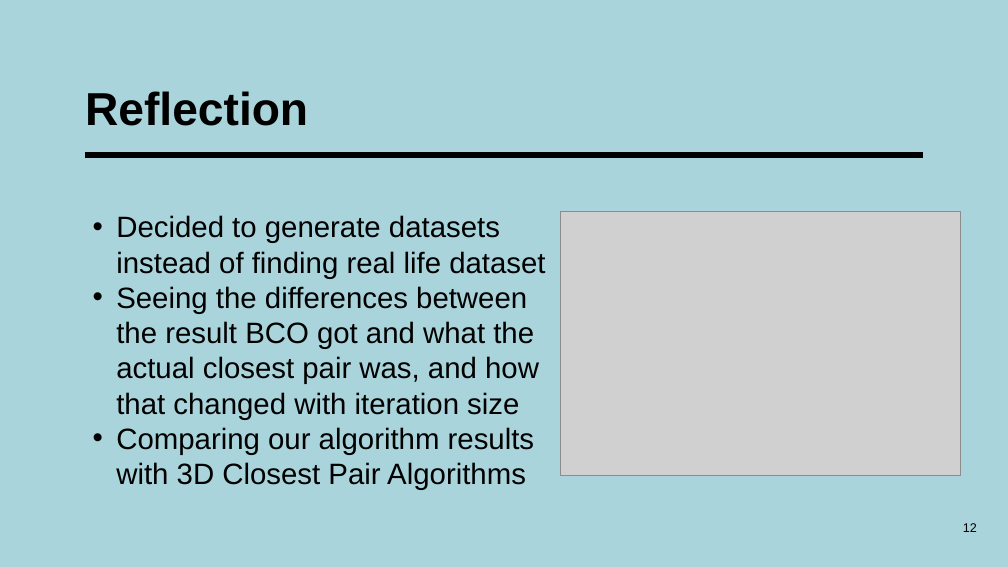
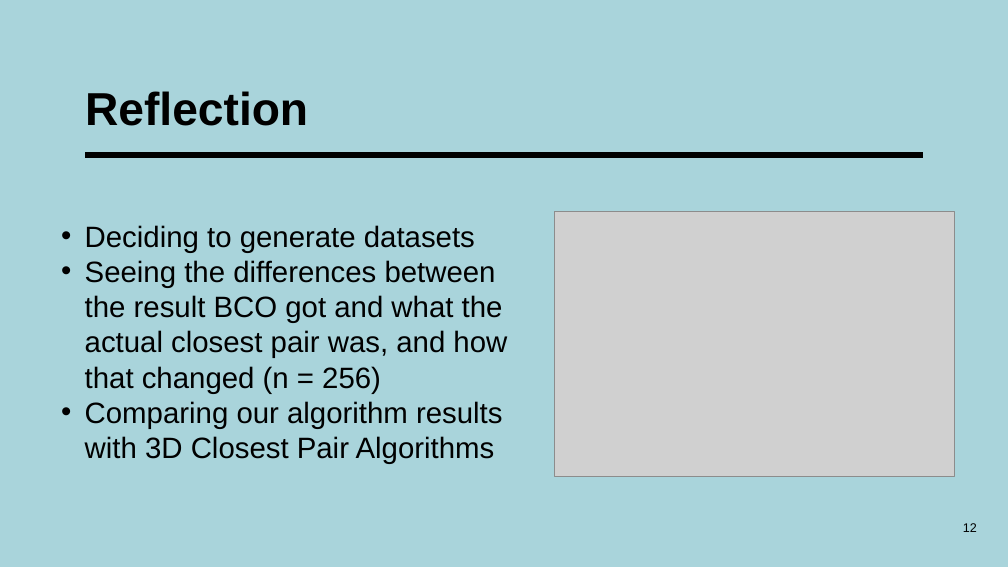
Before and after one commit to lmballard42/Closest_Pair_Algorithm_Comparison, a slide deck: slide 12 of Presentation/Closest Pair Presentation.pptx. Drawn at 1008x567 pixels with LibreOffice and Linux fonts; fonts in the diff are those of the drawing; grey boxes stand for pictures. Boxes give left, top, right and bottom in pixels: in the first picture for what was removed or moved away, otherwise in the second. Text is boxed around its words. In the diff, an @@ line names an element or a change of style, - is before the commit and + after.

```diff
--- a/Presentation/Closest Pair Presentation.pptx
+++ b/Presentation/Closest Pair Presentation.pptx
@@ text "Deciding to generate datasets": place and size @@
-text "Deciding to generate datasets" at (116, 215, 545, 490)
+text "Deciding to generate datasets" at (85, 225, 507, 464)
@@ text at (85, 225, 507, 394): text changed @@
-• Decided to generate datasets instead of finding real life dataset
-• Seeing the differences between the result BCO got and what the actual closest pair was, and how that changed with iteration size
+• Deciding to generate datasets
+• Seeing the differences between the result BCO got and what the actual closest pair was, and how that changed (n = 256)
@@ picture: place and size @@
-picture at (560, 212, 960, 476)
+picture at (554, 212, 954, 476)
```
Also in this commit, not shown: 1 other slide changed, 4 other files.
